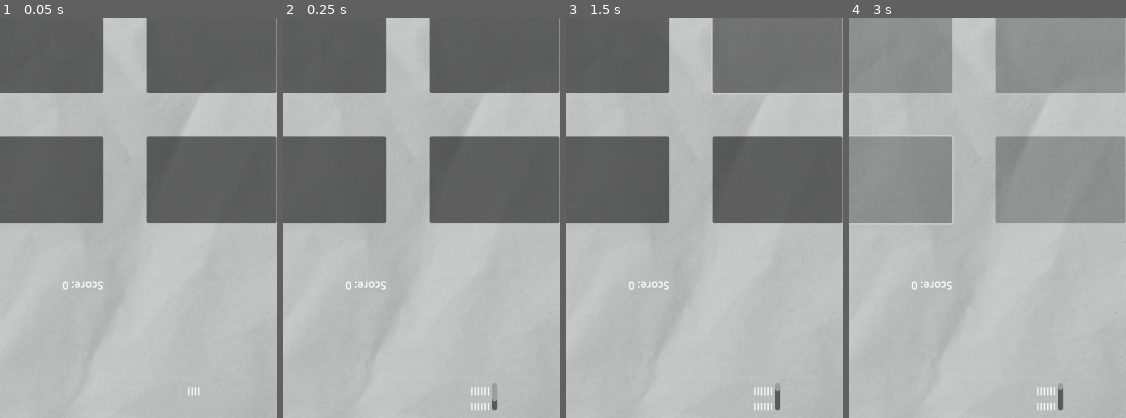
Above: before the commit, frames 1-4 (left to right).
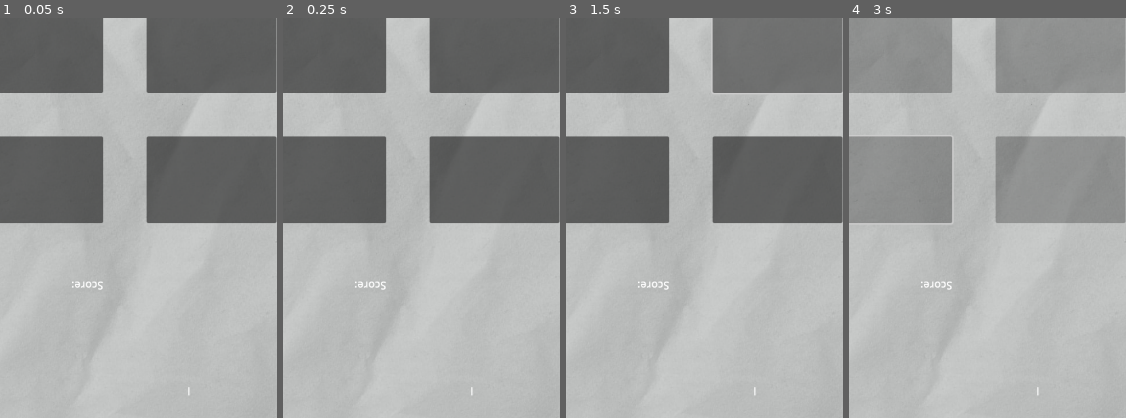
Above: after the commit, the same moments.

Repository: ronjang/cifer
Game: Godot game, scene res://node_2d.tscn
The game is run twice, just before and just after one commit, with the same random seed, the same clock (stepped at 60 frames per second) and the same inputs.
Inputs (mouse positions are % of the whole screen's width and height, from its top left):
- Up to frame 1 (0.05 s): no input
- Up to frame 2 (0.25 s): no input
- Up to frame 3 (1.5 s): click (20, 7) at 0.5 s; click (51, 7) at 1.25 s
- Up to frame 4 (3 s): click (82, 7) at 2 s; click (20, 24) at 2.75 s
The pictures show only the part of the screen within x 13-63%, y 4-54%; the shares and areas given below are measured in that part.

The runs differ from the first frame. In frame 1, less than 0.1% of the frame differs, in the area x 22-73%, y 65-95%; in frame 2, 0.3%, in the area x 22-78%, y 65-98%; in frame 3, 0.3%; in frame 4, 0.3%.

Commit message:
methods and functions

Diff:
--- a/gamelogic.gd
+++ b/gamelogic.gd
@@ -4,19 +4,42 @@
 var currentStage
 var currentCooldown
 var currentAmountOfTaps
+var whoIsInTurn
+
+
 
 @onready var players = [$Playerup,$Playerdown]
 @onready var stageIndicator = $StageIndicator
 
 
 func _ready():
-	pass # Replace with function body.
-
+	setStage("I")
 
 
 func _process(delta):
-	setStage()
+	controlTurns()
 
 
-func setStage():
-	stageIndicator.append_text("I")
+func setStage(text: String):
+	stageIndicator.clear()
+	stageIndicator.add_text(text)
+
+
+func controlTurns():
+	if $Playerup.isInTurn == true:
+		whoIsInTurn == $Playerup
+		print("Playerup playing")
+	if $Playerdown.isInTurn == true:
+		whoIsInTurn == $Playerdown
+	if $Playerup.isInTurn && $Playerdown.isInTurn != true:
+		whoIsInTurn = null
+	if whoIsInTurn != null:
+		match whoIsInTurn:
+			'$Playerup':
+				$Playerup.activate()
+			'$Playerdown':
+				$Playerdown.activate()
+
+
+func changeTurns():
+	pass
--- a/node_2d.tscn
+++ b/node_2d.tscn
@@ -64,6 +64,7 @@
 text = "Score:"
 
 [node name="Playerdown" type="Node2D" parent="."]
+script = ExtResource("2_i13g4")
 
 [node name="buttons" type="Node2D" parent="Playerdown"]
 
--- a/player.gd
+++ b/player.gd
@@ -26,7 +26,7 @@
 
 func _process(delta):
 	updateButtons()
-	updateScore()
+
 
 
 func updateButtons():
@@ -50,3 +50,7 @@
 
 func giveScore(amount: int):
 	score += amount
+
+
+func activate():
+	buttonController.activate()
